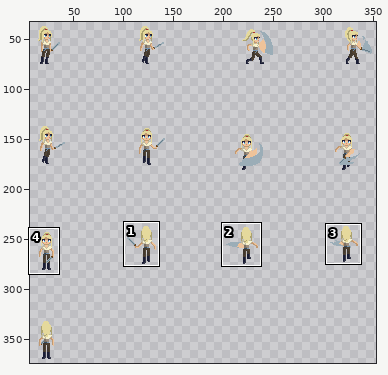
Two versions of one sprite sheet, Assets/Sprites/Rue/Done anims/Sword/Rue_Attack_Sword_sprite-Sheet.png. Above, an overview of the earlier version with the close-up marked.
Close-up. Old version:
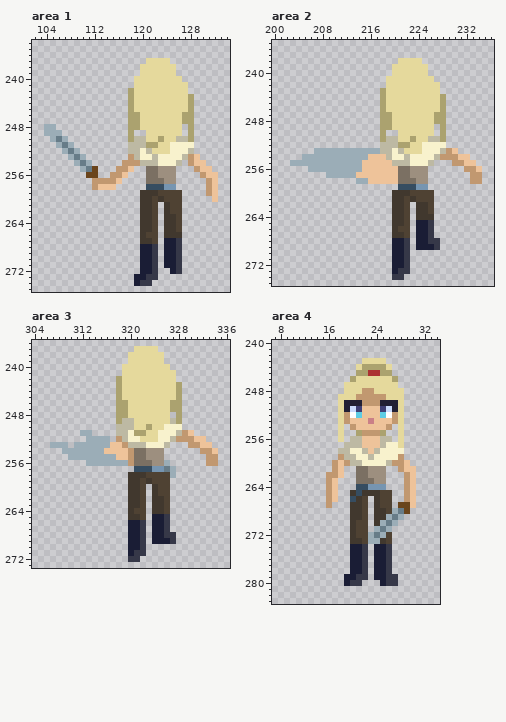
The file is 400x400 pixels. Shown: area 1: x 102..134, y 234..275; area 2: x 200..236, y 235..275; area 3: x 304..336, y 236..273; area 4: x 7..34, y 240..283. The wide view leaves out empty margins. The commit also changed other parts of the picture, which this record leaves out.
After:
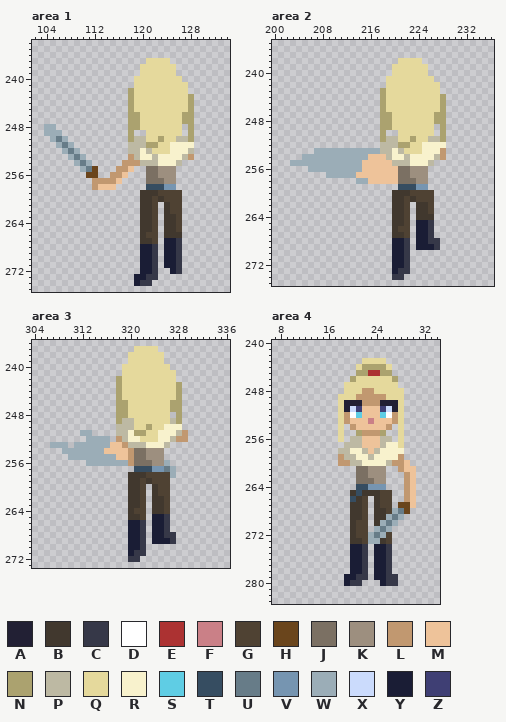
Palette (. is transparent): A #222034  B #41382e  C #363848  D #ffffff  E #ac3232  F #ca8087  G #4f4233  H #6a451c  J #7b7063  K #9d8f7f  L #c19870  M #eec39a  N #aba26f  P #bdb9a3  Q #e5d99c  R #f8f2cd  S #5fcde4  T #364d61  U #677c88  V #7695b1  W #9badb7  X #cbdbfc  Y #1a1d35  Z #3f3f74
Edits made:
Area 1:
y 253: x 129 M -> .
y 254: x 128..130 LMM -> ...
y 255: x 129..131 LMM -> ...
y 256: x 130..132 LMM -> ...
y 257..259: x 131..132 LM -> ..
y 260: x 132 M -> .
Area 2:
y 253: x 228..230 PLM -> L..
y 254: x 229..232 LLMM -> ....
y 255: x 230..233 LLMM -> ....
y 256: x 232..234 LLM -> ...
y 257..258: x 233..234 LL -> ..
Area 3:
y 251: x 330 M -> .
y 252: x 330..332 LMM -> ...
y 253: x 330..333 LLMM -> ....
y 254: x 332..334 LLM -> ...
y 255..256: x 333..334 LL -> ..
Area 4:
y 260: x 17..18 LM -> .L
y 261: x 17..18 LM -> ..
y 262: x 16..18 LLM -> ...
y 263..266: x 16..17 LM -> ..
y 267: x 16 L -> .
